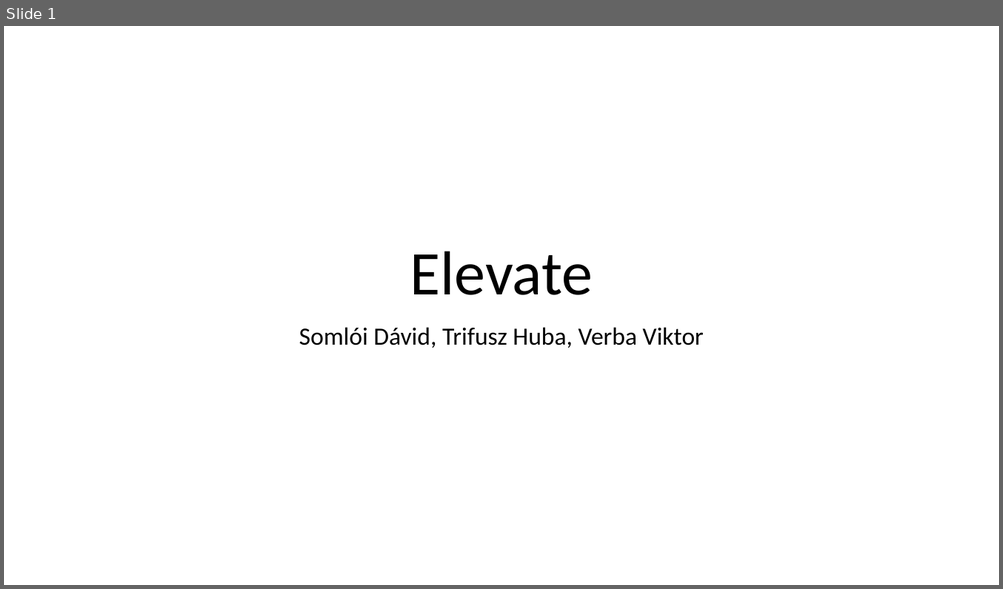
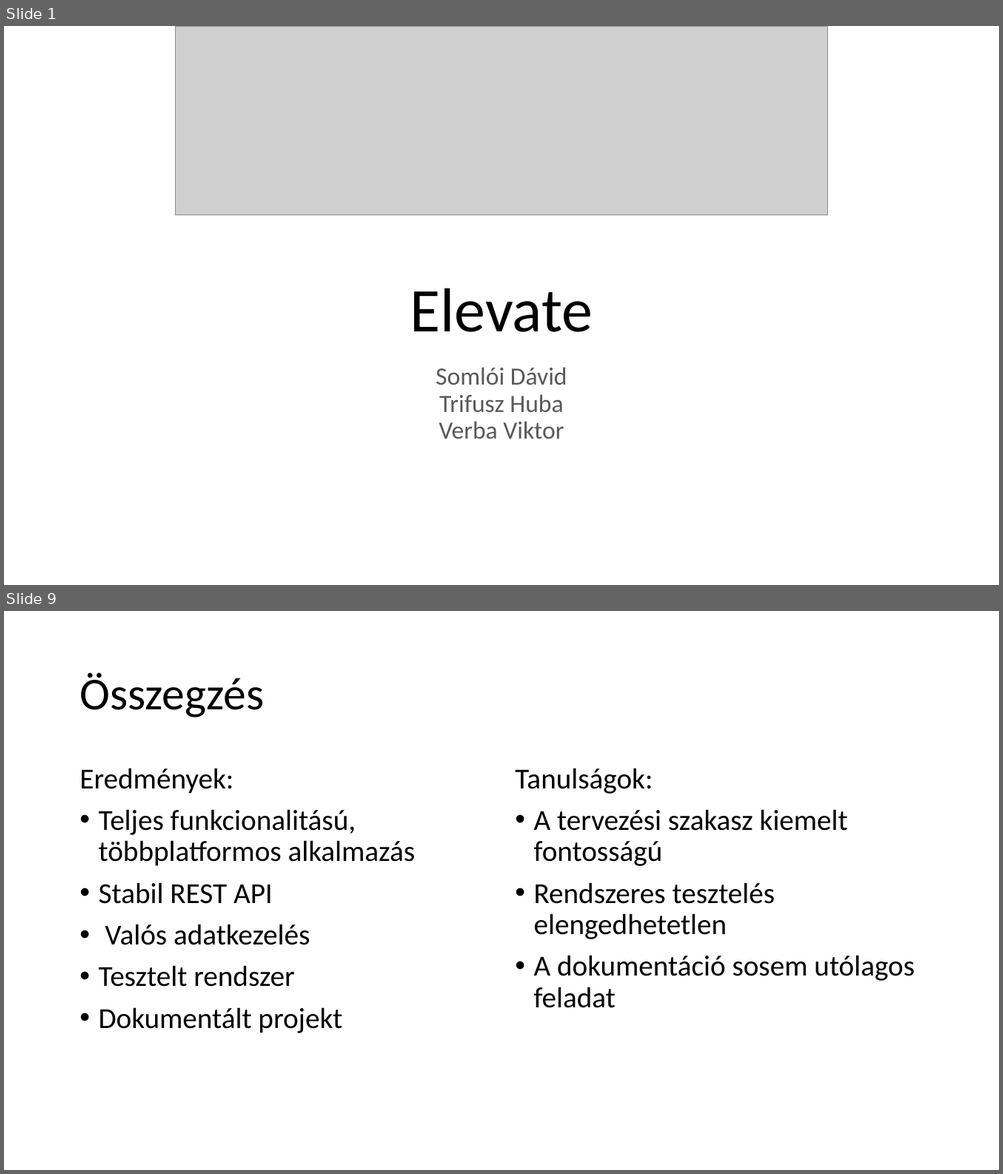
Before and after one commit to hubatrifusz/elevate, a slide deck: zarodolgozat.pptx. Shown one above the other, each under a label of ours: slide 1 before the commit, slides 1 and 9 after it; the slides between them are not shown. The pictures are 1003x589 and 1003x1174 pixels, drawn with LibreOffice and Linux fonts; fonts in the diff are those of the drawing; grey boxes stand for pictures; background and template pictures are left out. Boxes give left, top, right and bottom in pixels: in the first picture for what was removed or moved away, otherwise in the second. Text is boxed around its words. In the diff, an @@ line names an element or a change of style, - is before the commit and + after.

```diff
--- a/zarodolgozat.pptx
+++ b/zarodolgozat.pptx
@@ slide 9 added at (4, 611, 999, 1170), background #FFFFFF @@
@@ title added at (79, 672, 264, 718), 44 pt, text #000000 @@
+Összegzés
@@ text added at (79, 768, 415, 1034), 28 pt, text #000000 @@
+Eredmények:
+• Teljes funkcionalitású, többplatformos alkalmazás
+• Stabil REST API
+• Valós adatkezelés
+• Tesztelt rendszer
+• Dokumentált projekt
@@ text added at (515, 768, 914, 1008), 28 pt, text #000000 @@
+Tanulságok:
+• A tervezési szakasz kiemelt fontosságú
+• Rendszeres tesztelés elengedhetetlen
+• A dokumentáció sosem utólagos feladat
@@ slide 1 changed as well @@
@@ picture added at (176, 26, 828, 215) @@
@@ title "Elevate": place and size @@
-title "Elevate" at (410, 251, 593, 295)
+title "Elevate" at (410, 288, 593, 332)
@@ subtitle at (435, 367, 567, 439): text changed; text colour #000000 to #595959 @@
-Somlói Dávid, Trifusz Huba, Verba Viktor
+Somlói Dávid
+Trifusz Huba
+Verba Viktor
```
Also in this commit, not shown: 8 other slides added.
